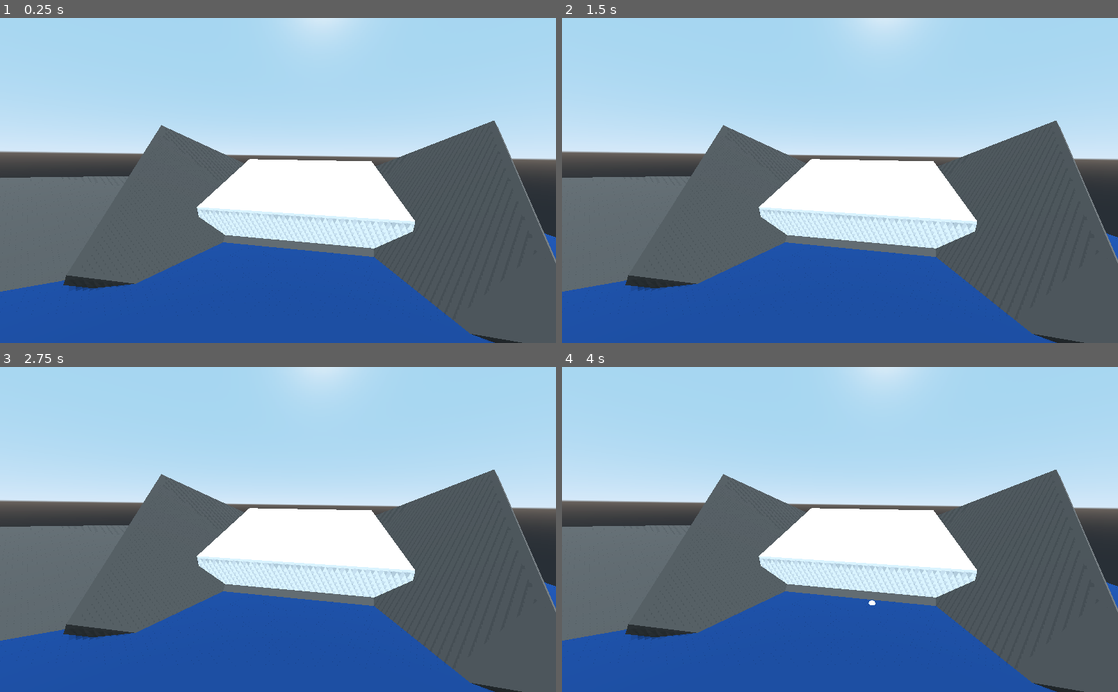
Above: before the commit, frames 1-4 (two rows, left to right).
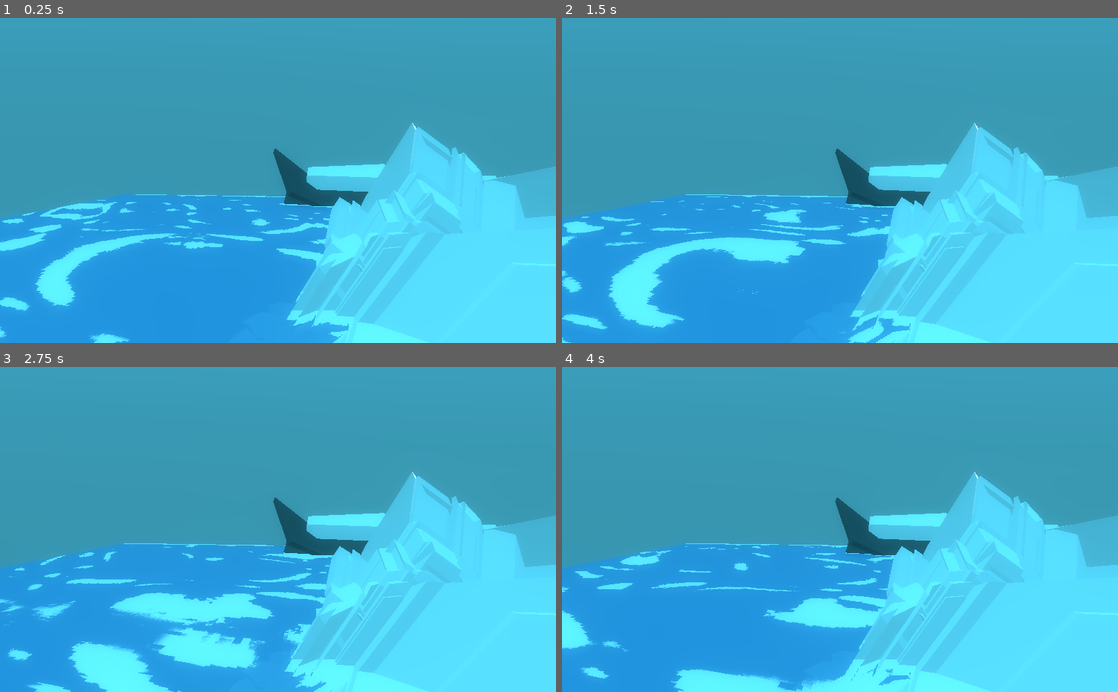
Above: after the commit, the same moments.

Repository: nikolajbaer/ld50
Game: Godot game, scene res://Scenes/root.tscn
The game is run twice, just before and just after one commit, with the same random seed, the same clock (stepped at 60 frames per second) and the same inputs. Before the commit the project starts from res://root.tscn.
Inputs (mouse positions are in pixels of both pictures, inside the frame that each line leads up to):
- Up to frame 1 (0.25 s): no input
- Up to frame 2 (1.5 s): move the mouse to (962, 164) at 0.52 s; click (962, 164) at 0.67 s; drag from (728, 196) to (812, 245) at 1.27 s
- Up to frame 3 (2.75 s): move the mouse to (333, 458) at 2.02 s; click (333, 458) at 2.17 s
- Up to frame 4 (4 s): drag from (812, 594) to (673, 480) at 2.77 s; move the mouse to (1006, 578) at 3.52 s; click (1006, 578) at 3.67 s

The runs differ from the first frame. In frame 1, 100% of the frame differs, in the area x 0-100%, y 0-100%; in frame 2, 100%; in frame 3, 100%; in frame 4, 100%.

Commit message:
reorg; add iceberg model, world, bloom, lighting

Diff:
--- /dev/null
+++ b/Scenes/root.tscn
@@ -0,0 +1,80 @@
+[gd_scene load_steps=10 format=2]
+
+[ext_resource path="res://Scenes/Wall.tscn" type="PackedScene" id=1]
+[ext_resource path="res://root.gd" type="Script" id=2]
+[ext_resource path="res://Shaders/RoystanToonWaterShader.tres" type="Material" id=3]
+[ext_resource path="res://default_env.tres" type="Environment" id=4]
+[ext_resource path="res://Models/berg.glb" type="PackedScene" id=5]
+
+[sub_resource type="BoxShape" id=1]
+extents = Vector3( 29.9447, 10.678, 56.7298 )
+
+[sub_resource type="CubeMesh" id=7]
+
+[sub_resource type="CubeMesh" id=2]
+size = Vector3( 1, 2, 2 )
+
+[sub_resource type="BoxShape" id=3]
+
+[node name="root" type="Spatial"]
+script = ExtResource( 2 )
+
+[node name="Camera" type="Camera" parent="."]
+transform = Transform( 0.981449, -0.0358462, 0.188344, 0.0138587, 0.99306, 0.116786, -0.191223, -0.112009, 0.975135, -12.3384, 11.6377, 69.9027 )
+fov = 75.0
+
+[node name="DirectionalLight" type="DirectionalLight" parent="."]
+transform = Transform( -0.743145, -0.669131, -6.69697e-08, -0.512584, 0.569282, -0.642788, 0.430109, -0.477684, -0.766044, 1.884, 69, 9.906 )
+light_color = Color( 0.894118, 0.945098, 1, 1 )
+shadow_enabled = true
+
+[node name="WorldEnvironment" type="WorldEnvironment" parent="."]
+environment = ExtResource( 4 )
+
+[node name="Scene" type="Spatial" parent="."]
+
+[node name="Wall" parent="Scene" instance=ExtResource( 1 )]
+transform = Transform( 1, 0, 0, 0, 0.910907, -0.412611, 0, 0.412611, 0.910907, -5.76138, 0, -30.7134 )
+
+[node name="Wall2" parent="Scene" instance=ExtResource( 1 )]
+transform = Transform( 0.714216, 0.606153, 0.349963, -0.40775, 0.766725, -0.495855, -0.568889, 0.21145, 0.794766, -15, 0, -30.7134 )
+
+[node name="Wall3" parent="Scene" instance=ExtResource( 1 )]
+transform = Transform( 0.716594, -0.604044, -0.348745, 0.406332, 0.767925, -0.495162, 0.56691, 0.213124, 0.795733, 15, 0, -30.7134 )
+
+[node name="Area" type="Area" parent="Scene"]
+transform = Transform( 1, 0, 0, 0, 1, 0, 0, 0, 1, 0, -15.6191, 10.5548 )
+collision_layer = 2
+collision_mask = 2
+
+[node name="CollisionShape" type="CollisionShape" parent="Scene/Area"]
+shape = SubResource( 1 )
+
+[node name="MeshInstance" type="MeshInstance" parent="Scene/Area"]
+transform = Transform( 100, 0, 0, 0, 20, 0, 0, 0, 100, -1.17846, -11.8236, -6 )
+generate_lightmap = false
+mesh = SubResource( 7 )
+material/0 = ExtResource( 3 )
+
+[node name="Spawn" type="Spatial" parent="Scene"]
+transform = Transform( 1, 0, 0, 0, 1, 0, 0, 0, 1, 0, -1.75639, -19.6715 )
+
+[node name="Glacier" type="KinematicBody" parent="Scene"]
+transform = Transform( 35.0544, 0, 0, 0, 4.18055, -4.03034, 0, 1.16739, 14.4331, 0.18631, 2.22125, -35.9988 )
+
+[node name="MeshInstance" type="MeshInstance" parent="Scene/Glacier"]
+transform = Transform( 1, 0, 0, 0, 1, 0, 0, 0, 1, 0, 0.242912, -0.0196478 )
+mesh = SubResource( 2 )
+material/0 = null
+
+[node name="CollisionShape" type="CollisionShape" parent="Scene/Glacier"]
+shape = SubResource( 3 )
+
+[node name="berg" parent="." instance=ExtResource( 5 )]
+transform = Transform( 0.961899, 0.273404, 4.31939e-05, -0.273404, 0.961899, -7.21495e-05, -6.12792e-05, 5.75857e-05, 1, 0, -21.7158, 37.4661 )
+
+[node name="RichTextLabel" type="RichTextLabel" parent="."]
+margin_right = 228.0
+margin_bottom = 229.0
+
+[connection signal="body_entered" from="Scene/Area" to="." method="_on_Area_body_entered"]
--- /dev/null
+++ b/Shaders/RoystanToonWaterShader.tres
@@ -0,0 +1,112 @@
+[gd_resource type="ShaderMaterial" load_steps=4 format=2]
+
+[ext_resource path="res://Textures/PerlinNoise.png" type="Texture" id=1]
+[ext_resource path="res://Textures/WaterDistortion.png" type="Texture" id=2]
+
+[sub_resource type="Shader" id=1]
+code = "/**
+* Ported from the original unity shader by Erik Roystan Ross
+* https://roystan.net/articles/toon-water.html
+* https://github.com/IronWarrior/ToonWaterShader
+* Camera Depth taken from Bastiaan Olij's video on: https://www.youtube.com/watch?v=Jq3he9Lbj7M
+*/
+
+shader_type spatial;
+
+const float SMOOTHSTEP_AA = 0.01;
+
+uniform sampler2D surfaceNoise;
+uniform sampler2D distortNoise;
+
+uniform float beer_factor = 0.8;
+
+uniform float foam_distance = 0.01;
+uniform float foam_max_distance = 1.0;
+uniform float foam_min_distance = 0.4;
+uniform vec4 foam_color: hint_color  = vec4(1.0);
+
+uniform vec2 surface_noise_tiling = vec2(1.0, 4.0);
+uniform vec3 surface_noise_scroll = vec3(0.03, 0.03, 0.0);
+uniform float surface_noise_cutoff: hint_range(0, 1) = 0.777;
+uniform float surface_distortion_amount: hint_range(0, 1) = 0.27;
+
+uniform vec4 _DepthGradientShallow: hint_color = vec4(0.325, 0.807, 0.971, 0.725);
+uniform vec4 _DepthGradientDeep: hint_color = vec4(0.086, 0.407, 1, 0.749);
+uniform float _DepthMaxDistance: hint_range(0, 1) = 1.0;
+uniform float _DepthFactor = 1.0;
+
+varying vec2 noiseUV;
+varying vec2 distortUV;
+varying vec3 viewNormal;
+
+vec4 alphaBlend(vec4 top, vec4 bottom)
+{
+	vec3 color = (top.rgb * top.a) + (bottom.rgb * (1.0 - top.a));
+	float alpha = top.a + bottom.a * (1.0 - top.a);
+
+	return vec4(color, alpha);
+}
+
+void vertex() {
+	viewNormal = (MODELVIEW_MATRIX * vec4(NORMAL, 0.0)).xyz;
+	noiseUV = UV * surface_noise_tiling;
+	distortUV = UV;
+}
+
+void fragment(){
+	// https://www.youtube.com/watch?v=Jq3he9Lbj7M
+	float depth = texture(DEPTH_TEXTURE, SCREEN_UV).r;
+	depth = depth * 2.0 - 1.0;
+	depth = PROJECTION_MATRIX[3][2] / (depth + PROJECTION_MATRIX[2][2]);
+	depth = depth + VERTEX.z;
+	depth = exp(-depth * beer_factor);
+	depth = 1.0 - depth;
+
+	// Still unsure how to get properly the NORMAL from the camera
+	// this was my best attempt
+	vec3 existingNormal = vec3(dFdx(depth), dFdy(depth), 0);
+
+	float normalDot = clamp(dot(existingNormal.xyz, viewNormal), 0.0, 1.0);
+	float foamDistance = mix(foam_max_distance, foam_min_distance, normalDot);
+
+	float foamDepth = clamp(depth / foamDistance, 0.0, 1.0);
+	float surfaceNoiseCutoff = foamDepth * surface_noise_cutoff;
+
+	vec4 distortNoiseSample = texture(distortNoise, distortUV);
+	vec2 distortAmount = (distortNoiseSample.xy * 2.0 -1.0) * surface_distortion_amount;
+
+	vec2 noise_uv = vec2(
+		(noiseUV.x + TIME * surface_noise_scroll.x) + distortAmount.x ,
+		(noiseUV.y + TIME * surface_noise_scroll.y + distortAmount.y)
+	);
+	float surfaceNoiseSample = texture(surfaceNoise, noise_uv).r;
+	float surfaceNoiseAmount = smoothstep(surfaceNoiseCutoff - SMOOTHSTEP_AA, surfaceNoiseCutoff + SMOOTHSTEP_AA, surfaceNoiseSample);
+
+	float waterDepth = clamp(depth / _DepthMaxDistance, 0.0, 1.0) * _DepthFactor;
+	vec4 waterColor = mix(_DepthGradientShallow, _DepthGradientDeep, waterDepth);
+
+	vec4 surfaceNoiseColor = foam_color;
+    surfaceNoiseColor.a *= surfaceNoiseAmount;
+	vec4 color = alphaBlend(surfaceNoiseColor, waterColor);
+
+	ALBEDO = color.rgb;
+	ALPHA = color.a;
+}"
+
+[resource]
+shader = SubResource( 1 )
+shader_param/beer_factor = 0.8
+shader_param/foam_distance = 10.0
+shader_param/foam_max_distance = 1.0
+shader_param/foam_min_distance = 0.4
+shader_param/foam_color = Color( 1, 1, 1, 1 )
+shader_param/surface_noise_tiling = Vector2( 1, 4 )
+shader_param/surface_noise_scroll = Vector3( 0.03, 0.03, 0.03 )
+shader_param/surface_noise_cutoff = 0.596
+shader_param/surface_distortion_amount = 0.519
+shader_param/_DepthGradientShallow = Color( 0.32549, 0.807843, 0.972549, 1 )
+shader_param/_DepthGradientDeep = Color( 0.384314, 0.580392, 0.756863, 0.929412 )
+shader_param/_DepthMaxDistance = 0.195
+shader_param/_DepthFactor = 1.0
+shader_param/surfaceNoise = ExtResource( 1 )
+shader_param/distortNoise = ExtResource( 2 )
--- a/default_env.tres
+++ b/default_env.tres
@@ -1,7 +1,45 @@
 [gd_resource type="Environment" load_steps=2 format=2]
 
 [sub_resource type="ProceduralSky" id=1]
+sky_top_color = Color( 0.254902, 0.635294, 0.737255, 1 )
+sky_horizon_color = Color( 0.184314, 0.403922, 0.576471, 1 )
+ground_bottom_color = Color( 0.156863, 0.388235, 0.447059, 1 )
+ground_horizon_color = Color( 0.207843, 0.541176, 0.670588, 1 )
+sun_latitude = 6.17
+sun_longitude = 7.15
+sun_curve = 0.00743253
+sun_energy = 3.0
 
 [resource]
 background_mode = 2
 background_sky = SubResource( 1 )
+background_sky_custom_fov = 6.8
+ambient_light_color = Color( 0, 0.972549, 1, 1 )
+ambient_light_energy = 1.2
+fog_enabled = true
+fog_sun_color = Color( 1, 1, 0, 1 )
+fog_sun_amount = 0.08
+fog_depth_begin = 275.0
+fog_depth_end = 1325.0
+fog_depth_curve = 2.2974
+fog_transmit_enabled = true
+fog_transmit_curve = 0.707107
+auto_exposure_scale = 1.05
+auto_exposure_min_luma = 0.4
+ss_reflections_depth_tolerance = 12.2
+glow_enabled = true
+glow_levels/2 = true
+glow_levels/3 = false
+glow_levels/4 = true
+glow_levels/5 = false
+glow_levels/6 = true
+glow_levels/7 = true
+glow_intensity = 1.85
+glow_strength = 0.89
+glow_bloom = 0.09
+glow_blend_mode = 0
+glow_hdr_threshold = 0.63
+glow_hdr_luminance_cap = 0.8
+glow_hdr_scale = 0.75
+glow_bicubic_upscale = true
+glow_high_quality = true
--- a/project.godot
+++ b/project.godot
@@ -11,7 +11,7 @@
 [application]
 
 config/name="LD50"
-run/main_scene="res://root.tscn"
+run/main_scene="res://Scenes/root.tscn"
 config/icon="res://icon.png"
 
 [physics]
@@ -20,7 +20,6 @@
 
 [rendering]
 
-quality/driver/driver_name="GLES2"
 vram_compression/import_etc=true
 vram_compression/import_etc2=false
 environment/default_environment="res://default_env.tres"
--- a/root.gd
+++ b/root.gd
@@ -1,6 +1,6 @@
 extends Spatial
 
-var Rock = preload("res://Snowball.tscn")
+var Rock = preload("res://Scenes/Snowball.tscn")
 
 var rate
 var t
@@ -14,7 +14,8 @@
 	if t > rate:
 		t = 0
 		var b = Rock.instance()
-		b.translation = $Spawn.translation
+		# I broke $Spawn! But I don't really know what it means...
+		# b.translation = $Spawn.translation
 		b.translation.x += rand_range(-5,5)
 		b.scale *= rand_range(0.5,1.5)
 		b.rotation.x = rand_range(-1,1)
--- a/root.tscn
+++ /dev/null
@@ -1,69 +0,0 @@
-[gd_scene load_steps=8 format=2]
-
-[ext_resource path="res://Wall.tscn" type="PackedScene" id=1]
-[ext_resource path="res://root.gd" type="Script" id=2]
-
-[sub_resource type="BoxShape" id=1]
-extents = Vector3( 29.9447, 10.678, 56.7298 )
-
-[sub_resource type="PlaneMesh" id=4]
-size = Vector2( 100, 100 )
-
-[sub_resource type="SpatialMaterial" id=5]
-albedo_color = Color( 0.0705882, 0.184314, 0.368627, 1 )
-
-[sub_resource type="CubeMesh" id=2]
-size = Vector3( 1, 2, 2 )
-
-[sub_resource type="BoxShape" id=3]
-
-[node name="root" type="Spatial"]
-script = ExtResource( 2 )
-
-[node name="Camera" type="Camera" parent="."]
-transform = Transform( 0.981449, -0.0358462, 0.188344, 0.0138587, 0.993061, 0.116785, -0.191223, -0.112009, 0.975135, 3.66156, 11.6377, 12.9027 )
-fov = 75.0
-
-[node name="Wall" parent="." instance=ExtResource( 1 )]
-transform = Transform( 1, 0, 0, 0, 0.910907, -0.412611, 0, 0.412611, 0.910907, -5.76138, 0, -30.7134 )
-
-[node name="Wall2" parent="." instance=ExtResource( 1 )]
-transform = Transform( 0.714216, 0.606153, 0.349963, -0.40775, 0.766725, -0.495855, -0.568889, 0.21145, 0.794766, -15, 0, -30.7134 )
-
-[node name="Wall4" parent="." instance=ExtResource( 1 )]
-transform = Transform( 0.830571, 0.150721, 0.53613, -0.00879401, 0.966111, -0.257977, -0.556844, 0.209553, 0.803749, -40.7287, -0.364311, -14.7597 )
-
-[node name="Wall3" parent="." instance=ExtResource( 1 )]
-transform = Transform( 0.716594, -0.604044, -0.348745, 0.406332, 0.767925, -0.495162, 0.56691, 0.213124, 0.795733, 15, 0, -30.7134 )
-
-[node name="DirectionalLight" type="DirectionalLight" parent="."]
-transform = Transform( 0.828751, 0.542479, 0.137437, -0.431964, 0.463979, 0.773389, 0.355779, -0.700314, 0.618855, -19.9315, 18.3868, 4.90636 )
-shadow_enabled = true
-
-[node name="Area" type="Area" parent="."]
-transform = Transform( 1, 0, 0, 0, 1, 0, 0, 0, 1, 0, -15.6191, 10.5548 )
-collision_layer = 2
-collision_mask = 2
-
-[node name="CollisionShape" type="CollisionShape" parent="Area"]
-shape = SubResource( 1 )
-
-[node name="MeshInstance" type="MeshInstance" parent="Area"]
-transform = Transform( 1, 0, 0, 0, 1, 0, 0, 0, 1, 0, 12, 0 )
-mesh = SubResource( 4 )
-material/0 = SubResource( 5 )
-
-[node name="Spawn" type="Spatial" parent="."]
-transform = Transform( 1, 0, 0, 0, 1, 0, 0, 0, 1, 0, -1.75639, -19.6715 )
-
-[node name="Glacier" type="KinematicBody" parent="."]
-transform = Transform( 35.0544, 0, 0, 0, 4.18055, -4.03034, 0, 1.16739, 14.4331, 0.18631, 2.22125, -35.9988 )
-
-[node name="MeshInstance" type="MeshInstance" parent="Glacier"]
-mesh = SubResource( 2 )
-material/0 = null
-
-[node name="CollisionShape" type="CollisionShape" parent="Glacier"]
-shape = SubResource( 3 )
-
-[connection signal="body_entered" from="Area" to="." method="_on_Area_body_entered"]
Binary file added: Models/berg.glb
Not shown, added: Models/berg.glb.import
Renamed: Boulder.tscn -> Scenes/Boulder.tscn
Renamed: Rope.tscn -> Scenes/Rope.tscn
Renamed: Snowball.tscn -> Scenes/Snowball.tscn
Renamed: Wall.tscn -> Scenes/Wall.tscn
Binary file added: Textures/Lifesaver.png
Not shown, added: Textures/Lifesaver.png.import
Binary file added: Textures/Log.png
Not shown, added: Textures/Log.png.import
Binary file added: Textures/PerlinNoise.png
Not shown, added: Textures/PerlinNoise.png.import
(and 4 more such lines)
